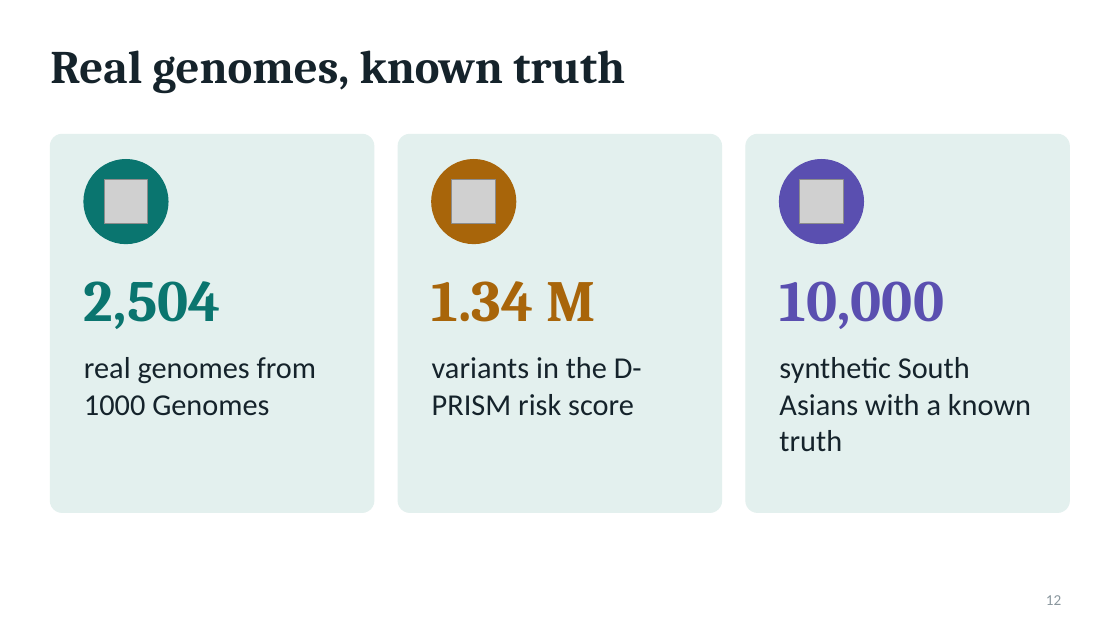
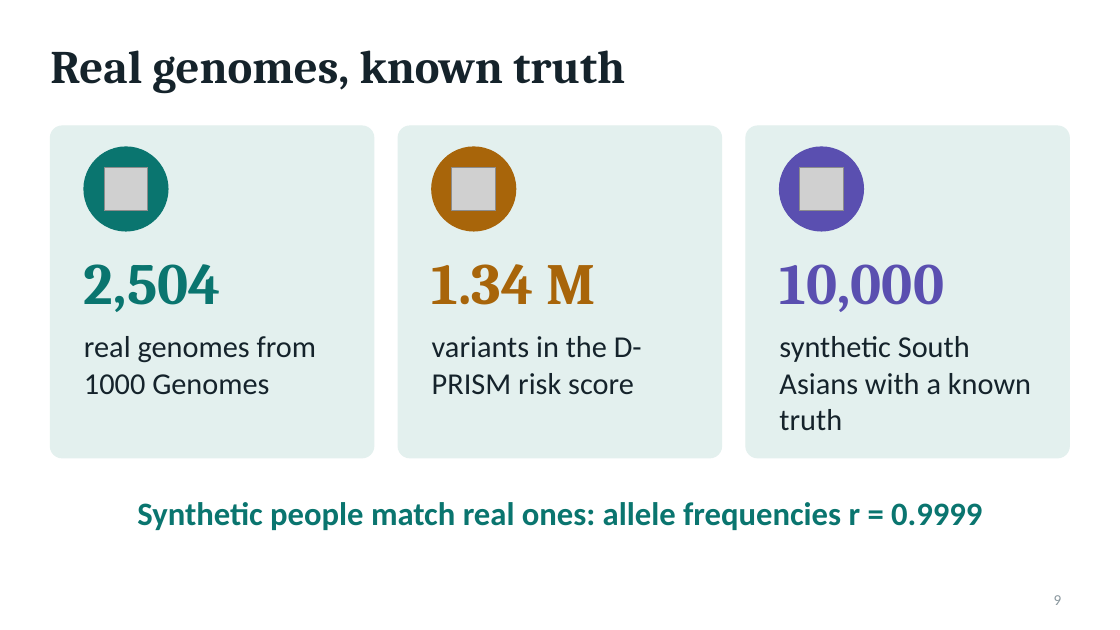
Before and after one commit to coderboic/QGenomix, a slide deck: slide 9 of QGenomix_Final_Panel_Evaluation_Presentation.pptx (slide 12 before the commit). Drawn at 1120x630 pixels with LibreOffice and Linux fonts; fonts in the diff are those of the drawing; grey boxes stand for pictures. Boxes give left, top, right and bottom in pixels: in the first picture for what was removed or moved away, otherwise in the second. Text is boxed around its words. In the diff, an @@ line names an element or a change of style, - is before the commit and + after.

```diff
--- a/QGenomix_Final_Panel_Evaluation_Presentation.pptx
+++ b/QGenomix_Final_Panel_Evaluation_Presentation.pptx
@@ rounded rectangle resized from (x1=50, y1=134, x2=374, y2=513) to (x1=50, y1=126, x2=374, y2=458) @@
@@ rounded rectangle resized from (x1=398, y1=134, x2=722, y2=513) to (x1=398, y1=126, x2=722, y2=458) @@
@@ rounded rectangle resized from (x1=746, y1=134, x2=1070, y2=513) to (x1=746, y1=126, x2=1070, y2=458) @@
@@ 3 pictures, 3 texts, 3 ellipses moved together from (x1=84, y1=160, x2=944, y2=329) to (x1=84, y1=147, x2=944, y2=312) @@
@@ text "real genomes from 1000 Genomes" moved from (x1=84, y1=357, x2=317, y2=415) to (x1=84, y1=336, x2=317, y2=394) @@
@@ text "variants in the D-PRISM risk ..." moved from (x1=432, y1=357, x2=642, y2=416) to (x1=432, y1=336, x2=642, y2=395) @@
@@ text "synthetic South Asians with a ..." moved from (x1=779, y1=357, x2=1031, y2=451) to (x1=779, y1=336, x2=1031, y2=430) @@
@@ text added at (x1=137, y1=502, x2=982, y2=530), 28 pt, text #0A756F, bold @@
+Synthetic people match real ones: allele frequencies r = 0.9999
@@ page number at (x1=1054, y1=595, x2=1062, y2=605): text changed @@
-12
+9
```
Also in this commit, not shown: 6 other slides changed, 1 slide added, 13 slides removed, 8 other files.
